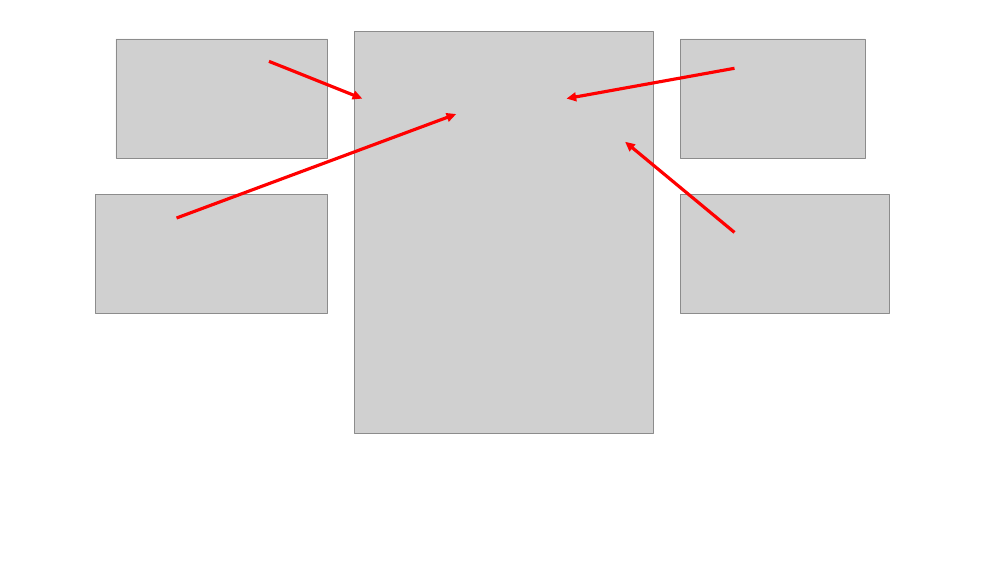
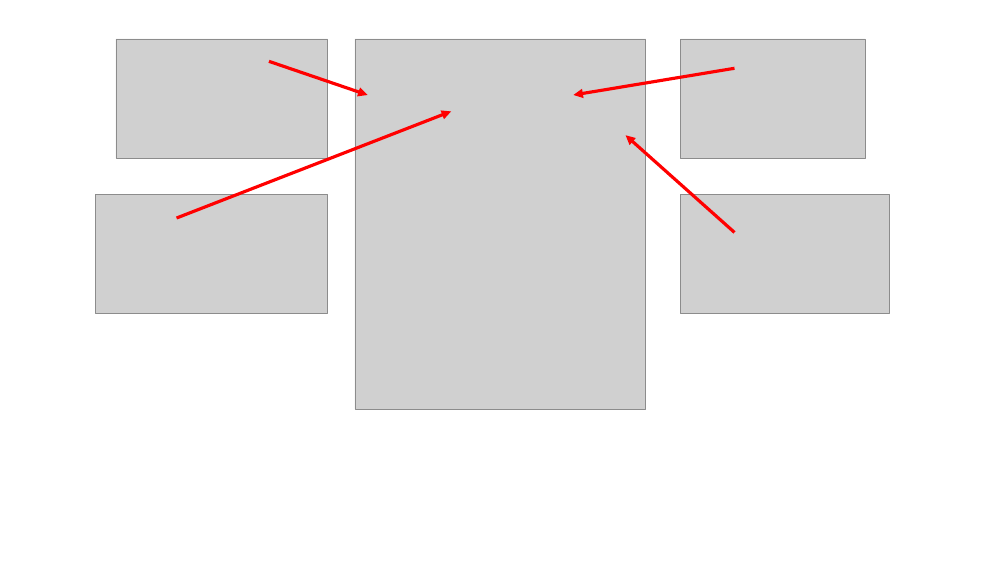
Before and after one commit to ultrazohm/ultrazohm_sw, a slide deck: slide 3 of docs/source/software/gui/images_javascope/addvariable.pptx. Drawn at 1008x567 pixels with LibreOffice and Linux fonts; fonts in the diff are those of the drawing; grey boxes stand for pictures. Boxes give left, top, right and bottom in pixels: in the first picture for what was removed or moved away, otherwise in the second. Text is boxed around its words. In the diff, an @@ line names an element or a change of style, - is before the commit and + after.

```diff
--- a/docs/source/software/gui/images_javascope/addvariable.pptx
+++ b/docs/source/software/gui/images_javascope/addvariable.pptx
@@ picture: place and size @@
-picture at bbox=[355, 32, 653, 433]
+picture at bbox=[355, 39, 647, 410]
@@ arrow moved from (269, 61) - (362, 98) to (269, 61) - (368, 95) @@
@@ arrow moved from (735, 68) - (567, 98) to (735, 68) - (574, 95) @@
@@ arrow moved from (177, 218) - (456, 114) to (177, 218) - (451, 111) @@
@@ arrow moved from (735, 232) - (625, 142) to (735, 232) - (626, 135) @@
```
Also in this commit, not shown: 1 other slide changed, 9 other files.
